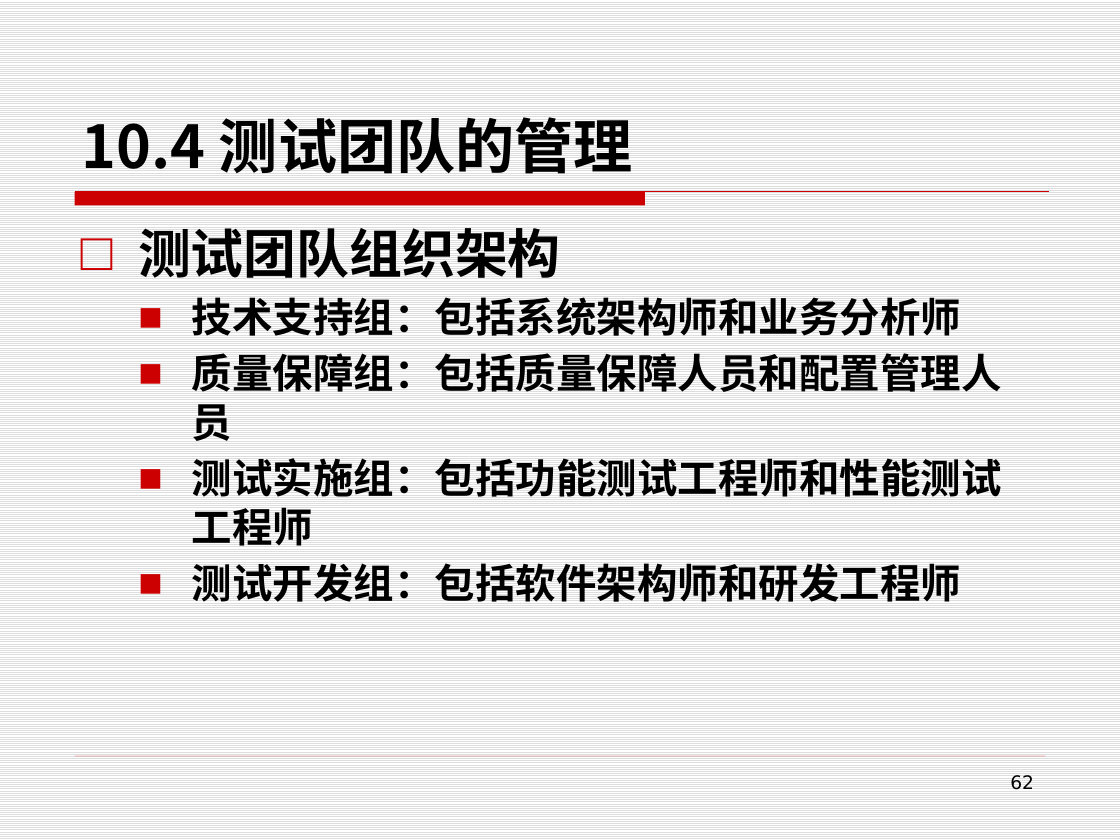
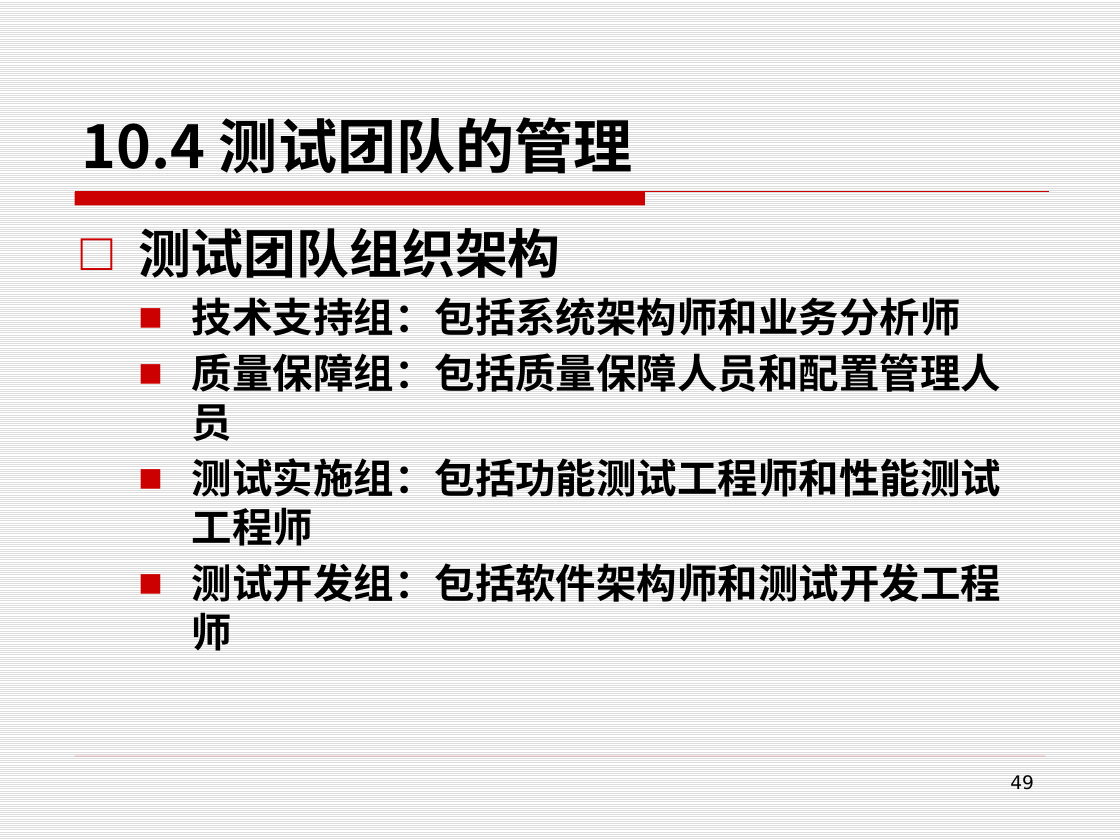
Before and after one commit to edu2act/course-foundation-software-tesing, a slide deck: slide 49 of PPT/第三部分 软件测试应用/10.3 测试过程管理.pptx (slide 62 before the commit). Drawn at 1120x840 pixels with LibreOffice and Linux fonts; fonts in the diff are those of the drawing. Boxes give left, top, right and bottom in pixels: in the first picture for what was removed or moved away, otherwise in the second. Text is boxed around its words. In the diff, an @@ line names an element or a change of style, - is before the commit and + after.

Commit message:
测试PPT

```diff
--- a/PPT/第三部分 软件测试应用/10.3 测试过程管理.pptx
+++ b/PPT/第三部分 软件测试应用/10.3 测试过程管理.pptx
@@ text at (192, 563, 1001, 651): text changed @@
-  ■ 测试开发组：包括软件架构师和研发工程师
+  ■ 测试开发组：包括软件架构师和测试开发工程师
@@ page number at (1010, 775, 1034, 789): text changed @@
-62
+49
```
Also in this commit, not shown: 4 other slides changed, 13 slides removed, 18 other files.
